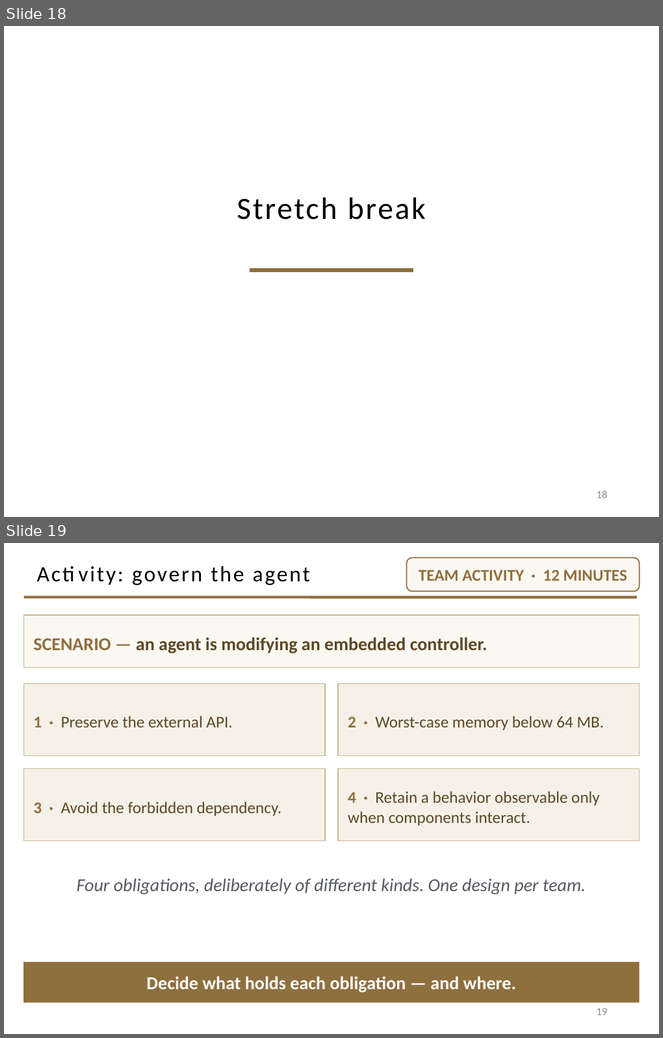
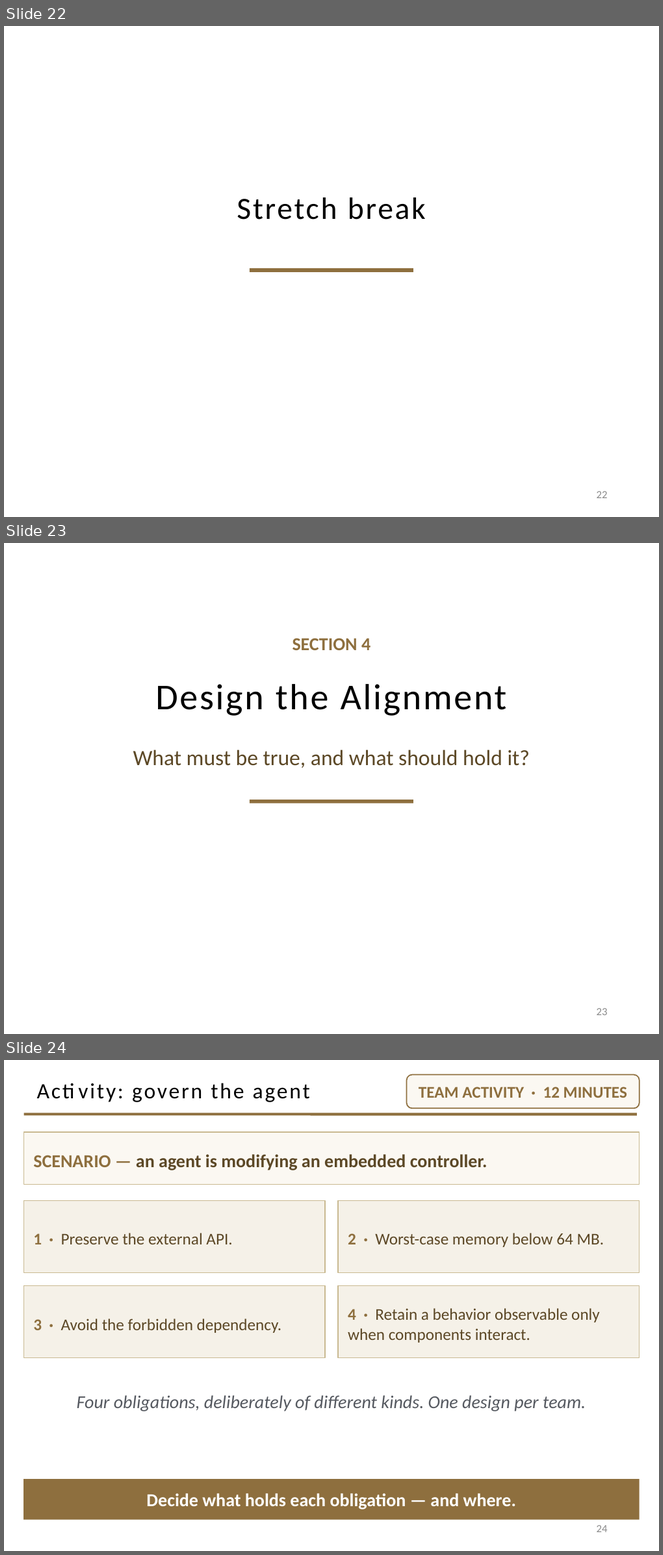
Before and after one commit to davisjam/model-based-agentic-software-engineering, a slide deck: course/lectures/act-2-delegation-and-control/03-alignment/2-3-Alignment.pptx. Shown one above the other, each under a label of ours: slides 18 and 19 before the commit, slides 22, 23 and 24 after it. The pictures are 663x1038 and 663x1555 pixels, drawn with LibreOffice and Linux fonts; fonts in the diff are those of the drawing; background and template pictures are left out. Boxes give left, top, right and bottom in pixels: in the first picture for what was removed or moved away, otherwise in the second. Text is boxed around its words. In the diff, an @@ line names an element or a change of style, - is before the commit and + after.

Commit message:
deck 2-3-Alignment: six section-break slides, in 2-2-2's established style
Inserted one break per section of the revised architecture (SECTION 0-5),
at positions 2, 5, 10, 17, 23, 27 (deck now 33 slides). Geometry, palette,
and type transcribed from 2-2-2's break slides (eyebrow "SECTION N" 20pt
bold gold 8E6F3E; title 40pt centered on the Section layout; question line
24pt 5C4826; centered gold rule), hand-placed on the deck's existing
Section layout -- no layout imported. All six rendered single-line; no
title shortened. Footer-band crowding measured across all content slides:
minimum gap 0.38in, above the 0.2in threshold; nothing to fix.

```diff
--- a/course/lectures/act-2-delegation-and-control/03-alignment/2-3-Alignment.pptx
+++ b/course/lectures/act-2-delegation-and-control/03-alignment/2-3-Alignment.pptx
@@ slide 23 added at (4,543,659,1034), background #FFFFFF @@
@@ text added at (293,638,371,650), 20 pt, text #8E6F3E, bold @@
+SECTION 4
@@ title added at (155,684,507,716), 40 pt, text #000000 @@
+Design the Alignment
@@ text added at (133,750,530,768), 24 pt, text #5C4826 @@
+What must be true, and what should hold it?
@@ rectangle added at (250,800,414,804), fill #8E6F3E @@
@@ page number added at (597,1008,608,1016), 12 pt, text #8C8C8C @@
+23
@@ what was slide 18 is now slide 22 @@
@@ page number at (597,491,608,499): text changed @@
-18
+22
@@ what was slide 19 is now slide 24 @@
@@ page number at (597,1525,608,1533): text changed @@
-19
+24
```
Also in this commit, not shown: 5 other slides added.
